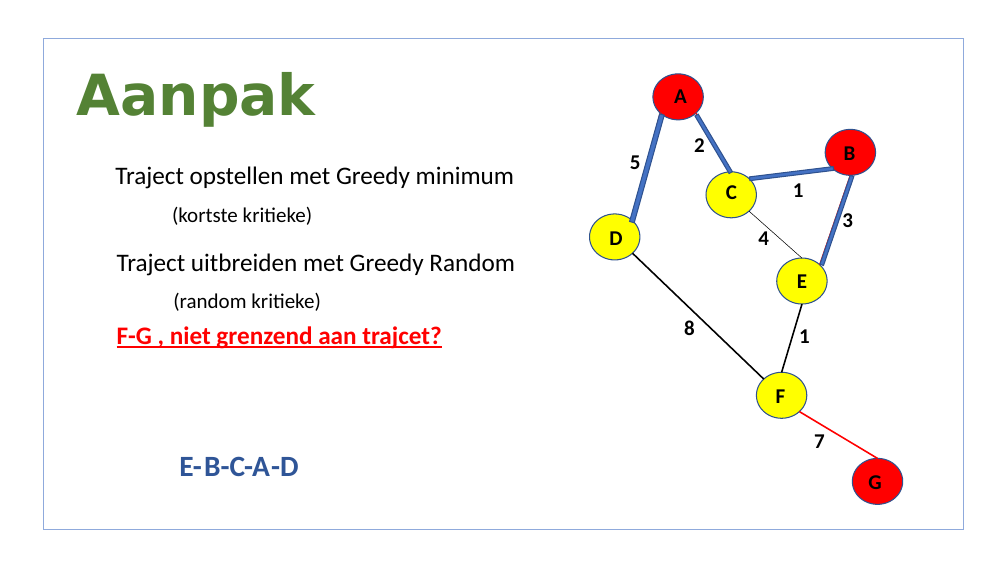
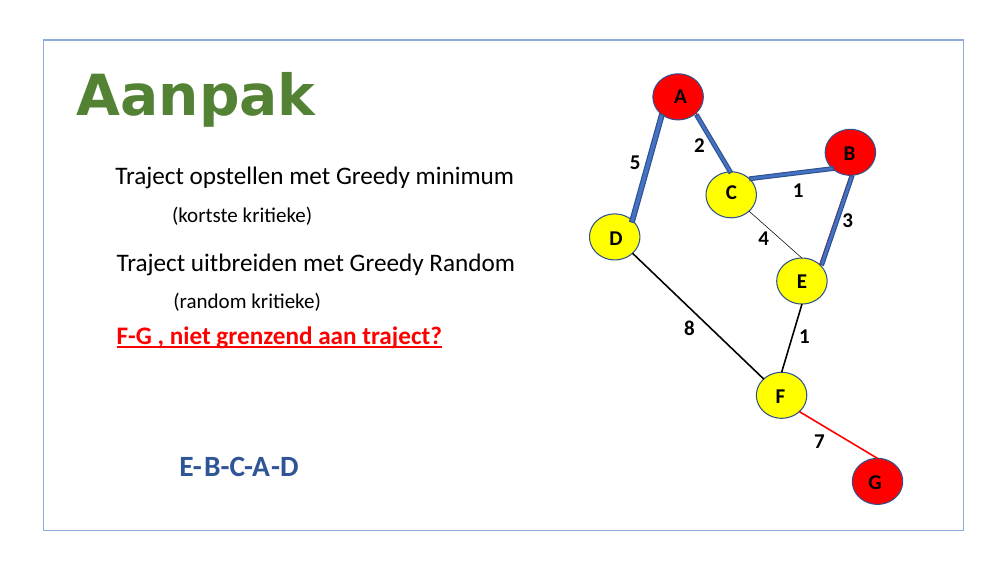
Before and after one commit to lisa259/RailNL, a slide deck: slide 7 of presentaties/Presentation 4.odp. Drawn at 1008x567 pixels with LibreOffice and Linux fonts; fonts in the diff are those of the drawing; background and template pictures are left out. Boxes give left, top, right and bottom in pixels: in the first picture for what was removed or moved away, otherwise in the second. Text is boxed around its words. In the diff, an @@ line names an element or a change of style, - is before the commit and + after.

```diff
--- a/presentaties/Presentation 4.odp
+++ b/presentaties/Presentation 4.odp
@@ freeform shape at [44,40,964,531]: outline redrawn @@
@@ text at [117,326,442,349]: text changed @@
-• F-G , niet grenzend aan trajcet?
+• F-G , niet grenzend aan traject?
```
Also in this commit, not shown: 12 other slides changed.
